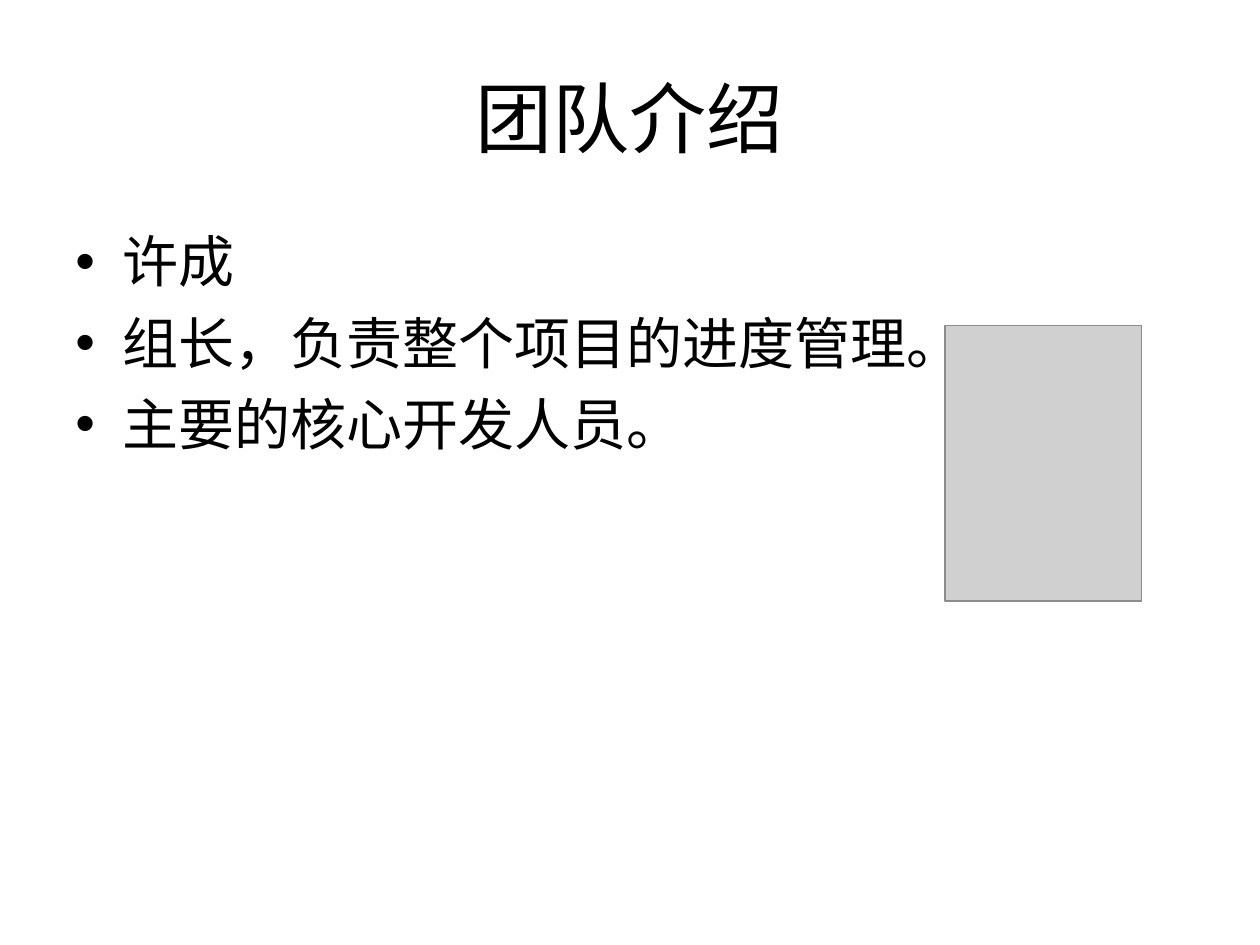
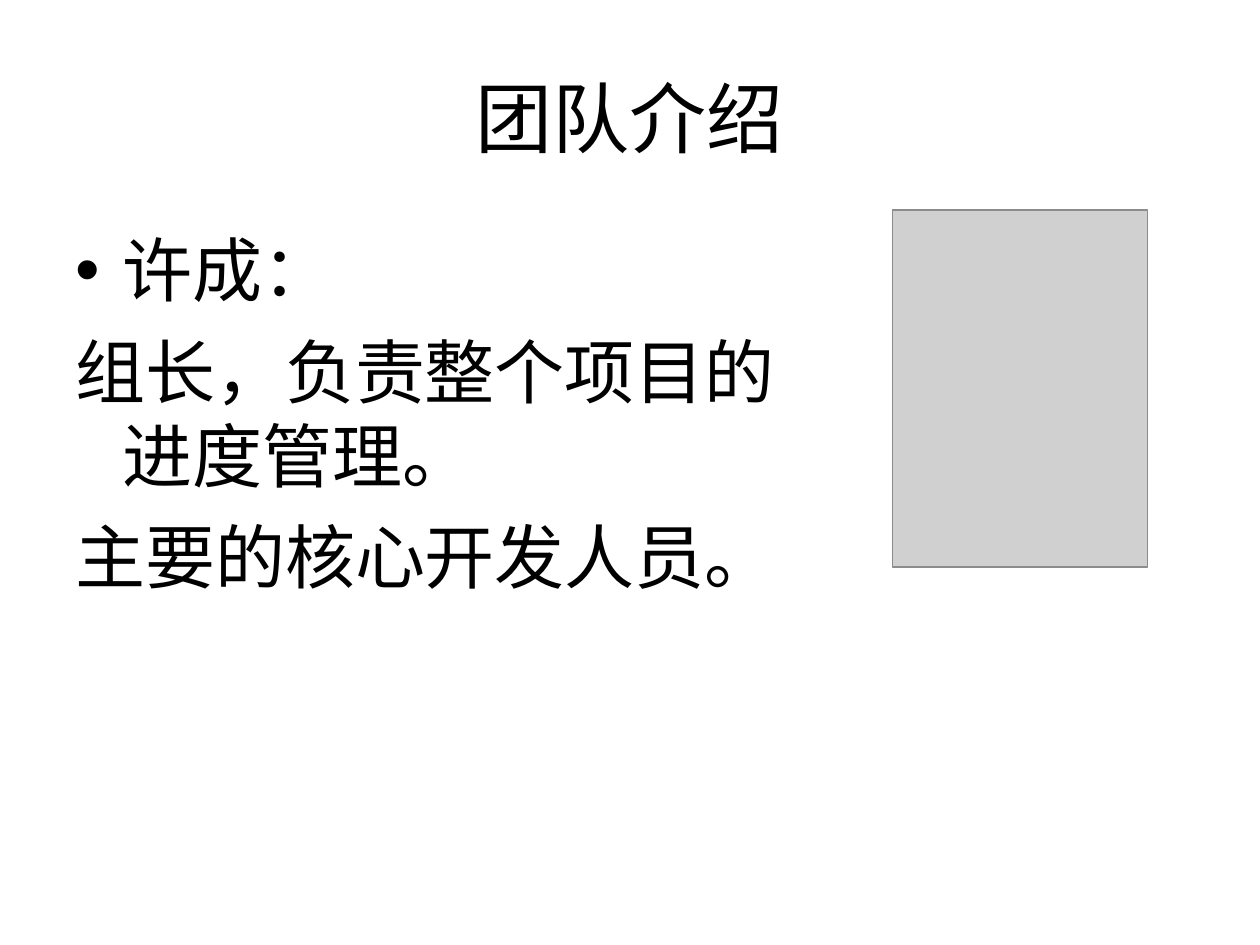
Before and after one commit to MengmengKang/ktv613, a slide deck: slide 17 of doc/KTV智能点播.ppt. Drawn at 1260x945 pixels with LibreOffice and Linux fonts; fonts in the diff are those of the drawing; grey boxes stand for pictures; background and template pictures are left out. Boxes give left, top, right and bottom in pixels: in the first picture for what was removed or moved away, otherwise in the second. Text is boxed around its words. In the diff, an @@ line names an element or a change of style, - is before the commit and + after.

```diff
--- a/doc/KTV智能点播.ppt
+++ b/doc/KTV智能点播.ppt
@@ text at <box>123,237,333,302</box>: text changed; size 32 to 40 pt @@
-• 许成
+• 许成：
@@ picture: place and size @@
-picture at <box>945,325,1142,601</box>
+picture at <box>892,210,1147,567</box>
@@ text at <box>75,339,774,589</box>: size 32 to 40 pt in "组长，负责整个项目的进度管理。", "主要的核心开发人员。"; bullet • to none; more space between paragraphs @@
```
Also in this commit, not shown: 3 other slides changed, 1 other file.
